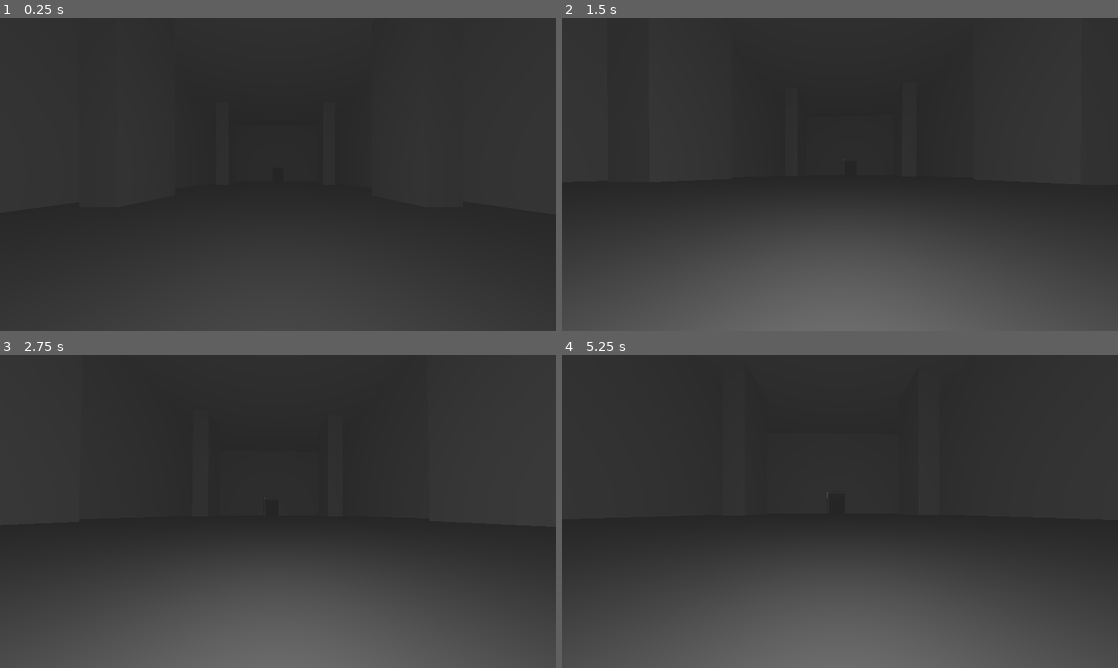
Above: before the commit, frames 1-4 (two rows, left to right).
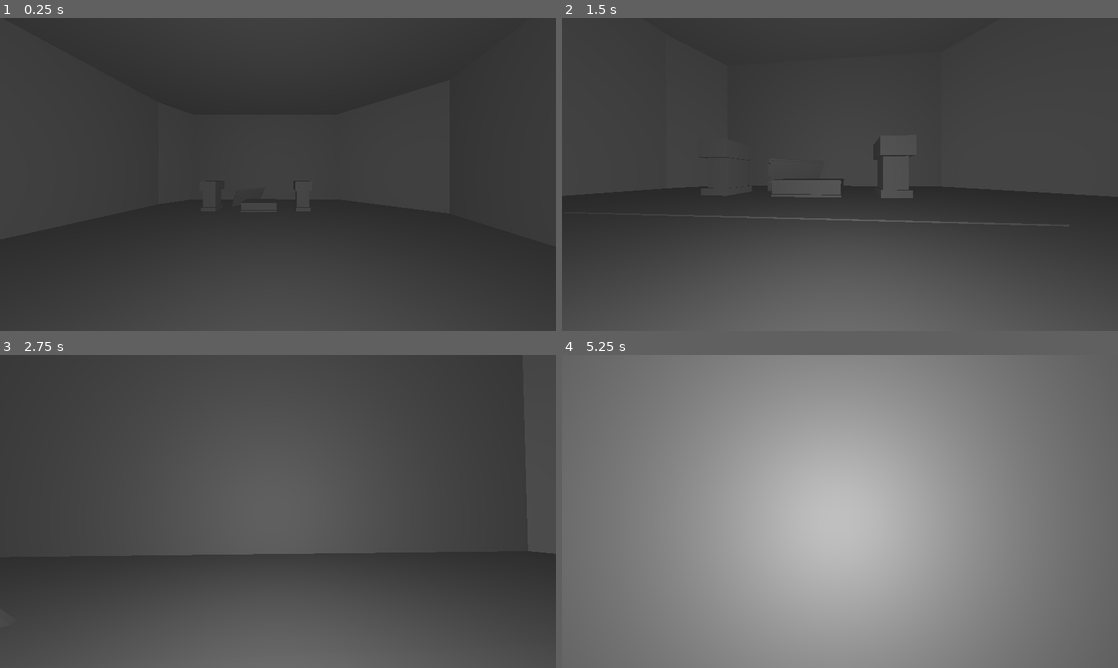
Above: after the commit, the same moments.

Repository: haraldwer/Gobblers
Game: Godot game, scene res://scenes/World.tscn
Two runs of this game, one before a commit and one after it. Both use one fixed random seed, a clock stepped at 60 frames per second and the inputs below.
Inputs (mouse positions are in pixels of both pictures, inside the frame that each line leads up to):
- Up to frame 1 (0.25 s): no input
- Up to frame 2 (1.5 s): move the mouse to (867, 174) at 0.52 s; hold W (move_forward) from 0.53 s (still down); tap Space (jump) at 0.77 s; move the mouse to (812, 174) at 1.27 s
- Up to frame 3 (2.75 s): keep holding W (move_forward); tap Space (jump) at 1.52 s; move the mouse to (289, 505) at 2.02 s
- Up to frame 4 (5.25 s): keep holding W (move_forward); move the mouse to (834, 517) at 2.77 s; tap Space (jump) at 3.02, 3.77, 4.52, 5 s; tap Enter at 3.5 s; move the mouse to (878, 514) at 3.52 s; move the mouse to (795, 508) at 4.27 s; move the mouse to (845, 511) at 5.02 s

The runs differ from the first frame. In frame 1, 0.7% of the frame differs, in the area x 35-57%, y 47-62%; in frame 2, 6.6%; in frame 3, 31%; in frame 4, 100%, in the area x 0-100%, y 0-100%.

Commit message:
runda tvååååå

Diff:
--- a/scenes/Corridor.tscn
+++ b/scenes/Corridor.tscn
@@ -3,17 +3,17 @@
 [node name="Corridor" type="Node3D" unique_id=1232838882]
 
 [node name="CSGBox3D" type="CSGBox3D" parent="." unique_id=772146577]
-transform = Transform3D(11.265377, 0, 0, 0, 1, 0, 0, 0, 81.945625, 0, 11.888121, 0)
+transform = Transform3D(5.2942343, 0, 0, 0, 0.7011805, 0, 0, 0, 81.945625, -1.9069359, 6.3716726, 0)
 use_collision = true
 
 [node name="CSGBox3D2" type="CSGBox3D" parent="." unique_id=1753631351]
-transform = Transform3D(11.265377, 0, 0, 0, 1, 0, 0, 0, 81.945625, 0, 0, 0)
+transform = Transform3D(5.292034, 0, 0, 0, 0.7011805, 0, 0, 0, 81.945625, -1.8214285, 2.0291429, 0)
 use_collision = true
 
 [node name="CSGBox3D3" type="CSGBox3D" parent="." unique_id=1472668529]
-transform = Transform3D(-4.924252e-07, 0.99999994, 0, -11.265377, -4.371139e-08, 0, 0, 0, 81.945625, 5.502388, 5.960787, 0)
+transform = Transform3D(-2.5023692e-07, 0.7095909, 0, -5.7247543, -3.101721e-08, 0, 0, 0, 81.945625, 0.80610514, 4.3302455, 0)
 use_collision = true
 
 [node name="CSGBox3D4" type="CSGBox3D" parent="." unique_id=754512893]
-transform = Transform3D(-4.924252e-07, 0.99999994, 0, -11.265377, -4.371139e-08, 0, 0, 0, 81.945625, -5.595338, 5.960787, 0)
+transform = Transform3D(-2.5023692e-07, 0.7095909, 0, -5.7247543, -3.101721e-08, 0, 0, 0, 81.945625, -4.51, 4.3302455, 0)
 use_collision = true
--- a/scenes/Hall.tscn
+++ b/scenes/Hall.tscn
@@ -6,62 +6,206 @@
 transform = Transform3D(69.3091, 0, 0, 0, 2.0428994, 0, 0, 0, 117.20016, 0.17439424, -2.8156977, 23.840075)
 use_collision = true
 
+[node name="CSGBox3D31" type="CSGBox3D" parent="." unique_id=1188947877]
+transform = Transform3D(69.3091, 0, 0, 0, 0.283706, 0, 0, 0, 35.974304, 0.17104875, -1.7160473, 62.844093)
+use_collision = true
+
+[node name="CSGBox3D32" type="CSGBox3D" parent="." unique_id=1465525372]
+transform = Transform3D(69.3091, 0, 0, 0, 0.283706, 0, 0, 0, 35.974304, 0.17104875, -1.4651098, 63.22303)
+use_collision = true
+
+[node name="CSGBox3D33" type="CSGBox3D" parent="." unique_id=205750692]
+transform = Transform3D(69.3091, 0, 0, 0, 0.283706, 0, 0, 0, 35.974304, 0.17104875, -1.1977568, 63.617935)
+use_collision = true
+
+[node name="CSGBox3D34" type="CSGBox3D" parent="." unique_id=2006175532]
+transform = Transform3D(69.3091, 0, 0, 0, 0.283706, 0, 0, 0, 35.974304, 0.17104875, -0.9468193, 63.996872)
+use_collision = true
+
+[node name="CSGBox3D35" type="CSGBox3D" parent="." unique_id=18586355]
+transform = Transform3D(69.3091, 0, 0, 0, 0.283706, 0, 0, 0, 35.974304, 0.17104875, -0.66884184, 64.41475)
+use_collision = true
+
+[node name="CSGBox3D36" type="CSGBox3D" parent="." unique_id=426530330]
+transform = Transform3D(69.3091, 0, 0, 0, 0.283706, 0, 0, 0, 35.974304, 0.17104875, -0.41790438, 64.793686)
+use_collision = true
+
+[node name="CSGBox3D37" type="CSGBox3D" parent="." unique_id=317318055]
+transform = Transform3D(69.3091, 0, 0, 0, 0.283706, 0, 0, 0, 35.974304, 0.17104875, -0.15055132, 65.18859)
+use_collision = true
+
+[node name="CSGBox3D38" type="CSGBox3D" parent="." unique_id=1541721313]
+transform = Transform3D(69.3091, 0, 0, 0, 0.283706, 0, 0, 0, 35.974304, 0.17104875, 0.10038614, 65.56753)
+use_collision = true
+
+[node name="CSGBox3D39" type="CSGBox3D" parent="." unique_id=805229306]
+transform = Transform3D(69.3091, 0, 0, 0, 0.283706, 0, 0, 0, 35.974304, 0.17104875, 0.37223196, 65.83466)
+use_collision = true
+
+[node name="CSGBox3D40" type="CSGBox3D" parent="." unique_id=325934721]
+transform = Transform3D(69.3091, 0, 0, 0, 0.283706, 0, 0, 0, 35.974304, 0.17104875, 0.6231694, 66.2136)
+use_collision = true
+
+[node name="CSGBox3D41" type="CSGBox3D" parent="." unique_id=1989859846]
+transform = Transform3D(69.3091, 0, 0, 0, 0.283706, 0, 0, 0, 35.974304, 0.17104875, 0.8905225, 66.608505)
+use_collision = true
+
+[node name="CSGBox3D42" type="CSGBox3D" parent="." unique_id=556873318]
+transform = Transform3D(69.3091, 0, 0, 0, 0.283706, 0, 0, 0, 35.974304, 0.17104875, 1.14146, 66.98744)
+use_collision = true
+
+[node name="CSGBox3D43" type="CSGBox3D" parent="." unique_id=1657247402]
+transform = Transform3D(69.3091, 0, 0, 0, 0.283706, 0, 0, 0, 35.974304, 0.17104875, 1.3966618, 67.537056)
+use_collision = true
+
+[node name="CSGBox3D44" type="CSGBox3D" parent="." unique_id=1768004888]
+transform = Transform3D(69.3091, 0, 0, 0, 0.283706, 0, 0, 0, 35.974304, 0.17104875, 1.6475992, 67.91599)
+use_collision = true
+
+[node name="CSGBox3D45" type="CSGBox3D" parent="." unique_id=2031758462]
+transform = Transform3D(69.3091, 0, 0, 0, 0.283706, 0, 0, 0, 35.974304, 0.17104875, 1.9149523, 68.3109)
+use_collision = true
+
+[node name="CSGBox3D46" type="CSGBox3D" parent="." unique_id=1078469774]
+transform = Transform3D(69.3091, 0, 0, 0, 0.283706, 0, 0, 0, 35.974304, 0.17104875, 2.1658897, 68.689835)
+use_collision = true
+
+[node name="CSGBox3D47" type="CSGBox3D" parent="." unique_id=1522390832]
+transform = Transform3D(69.3091, 0, 0, 0, 0.283706, 0, 0, 0, 35.974304, 0.17104875, 2.4438672, 69.10771)
+use_collision = true
+
+[node name="CSGBox3D48" type="CSGBox3D" parent="." unique_id=1524702376]
+transform = Transform3D(69.3091, 0, 0, 0, 0.283706, 0, 0, 0, 35.974304, 0.17104875, 2.6948047, 69.48665)
+use_collision = true
+
+[node name="CSGBox3D49" type="CSGBox3D" parent="." unique_id=870915609]
+transform = Transform3D(69.3091, 0, 0, 0, 0.283706, 0, 0, 0, 35.974304, 0.17104875, 2.9621577, 69.88155)
+use_collision = true
+
+[node name="CSGBox3D50" type="CSGBox3D" parent="." unique_id=1942636762]
+transform = Transform3D(69.3091, 0, 0, 0, 0.283706, 0, 0, 0, 35.974304, 0.17104875, 3.2130952, 70.26049)
+use_collision = true
+
+[node name="CSGBox3D51" type="CSGBox3D" parent="." unique_id=1976790093]
+transform = Transform3D(69.3091, 0, 0, 0, 0.283706, 0, 0, 0, 35.974304, 0.17104875, 3.484941, 70.527626)
+use_collision = true
+
+[node name="CSGBox3D52" type="CSGBox3D" parent="." unique_id=1611176542]
+transform = Transform3D(69.3091, 0, 0, 0, 0.283706, 0, 0, 0, 35.974304, 0.17104875, 3.7358785, 70.90656)
+use_collision = true
+
+[node name="CSGBox3D53" type="CSGBox3D" parent="." unique_id=1693124077]
+transform = Transform3D(69.3091, 0, 0, 0, 0.283706, 0, 0, 0, 35.974304, 0.17104875, 4.0032315, 71.30147)
+use_collision = true
+
+[node name="CSGBox3D54" type="CSGBox3D" parent="." unique_id=1848799076]
+transform = Transform3D(69.3091, 0, 0, 0, 0.283706, 0, 0, 0, 35.974304, 0.17104875, 4.254169, 71.680405)
+use_collision = true
+
 [node name="CSGBox3D16" type="CSGBox3D" parent="." unique_id=1139018780]
-transform = Transform3D(69.3091, 0, 0, 0, 2.0428994, 0, 0, 0, 117.20016, 0.17439424, 33.747578, 23.840075)
+transform = Transform3D(69.3091, 0, 0, 0, 2.0428994, 0, 0, 0, 117.20016, 0.11314164, 32.183563, 23.834452)
 use_collision = true
 
 [node name="CSGBox3D2" type="CSGBox3D" parent="." unique_id=1931960400]
-transform = Transform3D(2.93617, 0, 0, 0, 36.328754, 0, 0, 0, 117.3627, -33.004112, 15.690743, 23.840075)
+transform = Transform3D(2.93617, 0, 0, 0, 36.328754, 0, 0, 0, 117.3627, -29.10064, 15.690743, 23.840075)
 use_collision = true
 
 [node name="CSGBox3D3" type="CSGBox3D" parent="." unique_id=1043232294]
-transform = Transform3D(2.93617, 0, 0, 0, 36.328754, 0, 0, 0, 117.3627, 33.35793, 15.690743, 23.840075)
+transform = Transform3D(2.93617, 0, 0, 0, 36.328754, 0, 0, 0, 117.3627, 28.28075, 15.690743, 23.840075)
 use_collision = true
 
 [node name="CSGBox3D4" type="CSGBox3D" parent="." unique_id=1016618837]
-transform = Transform3D(-1.547748e-07, 0, -70.7586, 0, 36.32875, 0, 3.5408344, 0, -3.0929564e-06, -1.723136, 15.690743, 80.892715)
+transform = Transform3D(-1.547748e-07, 0, -70.7586, 0, 36.32875, 0, 3.5408344, 0, -3.0929564e-06, -1.723136, 15.690743, 68.549034)
 use_collision = true
 
 [node name="CSGBox3D5" type="CSGBox3D" parent="." unique_id=1628581226]
-transform = Transform3D(-4.371139e-08, 0, -68.06504, 0, 25.9768, 0, 1, 0, -2.9752173e-06, -0.26390457, 20.648918, -34.368034)
+transform = Transform3D(-4.371139e-08, 0, -68.06504, 0, 30.480074, 0, 1, 0, -2.9752173e-06, -0.26390457, 16.965435, -34.368034)
 use_collision = true
 
 [node name="CSGBox3D6" type="CSGBox3D" parent="." unique_id=1267077856]
-transform = Transform3D(-4.371139e-08, 0, -28.839035, 0, 9.80964, 0, 1, 0, -1.2605943e-06, 19.469685, 3.1353273, -34.368034)
+transform = Transform3D(-4.371139e-08, 0, -28.839035, 0, 9.80964, 0, 1, 0, -1.2605943e-06, 18.19582, 3.1353273, -34.368034)
 use_collision = true
 
 [node name="CSGBox3D7" type="CSGBox3D" parent="." unique_id=419248011]
-transform = Transform3D(-4.371139e-08, 0, -31.427544, 0, 9.80964, 0, 1, 0, -1.3737416e-06, -19.485317, 3.1353273, -34.368034)
+transform = Transform3D(-4.371139e-08, 0, -31.427544, 0, 9.80964, 0, 1, 0, -1.3737416e-06, -16.473097, 3.1353273, -34.368034)
 use_collision = true
 
 [node name="CSGBox3D8" type="CSGBox3D" parent="." unique_id=858887254]
-transform = Transform3D(5.3178205, 0, 0, 0, 46.729256, 0, 0, 0, 6.9457927, -23.824295, 17.51986, -17.878773)
-use_collision = true
-
-[node name="CSGBox3D9" type="CSGBox3D" parent="." unique_id=112591681]
-transform = Transform3D(5.3178205, 0, 0, 0, 46.729256, 0, 0, 0, 6.9457927, -23.824295, 17.51986, 9.821352)
-use_collision = true
-
-[node name="CSGBox3D10" type="CSGBox3D" parent="." unique_id=1956661070]
-transform = Transform3D(5.3178205, 0, 0, 0, 46.729256, 0, 0, 0, 6.9457927, -23.824295, 17.51986, 35.928658)
-use_collision = true
-
-[node name="CSGBox3D11" type="CSGBox3D" parent="." unique_id=343278406]
-transform = Transform3D(5.3178205, 0, 0, 0, 46.729256, 0, 0, 0, 6.9457927, -23.824295, 17.51986, 63.628777)
-use_collision = true
-
-[node name="CSGBox3D12" type="CSGBox3D" parent="." unique_id=281047309]
-transform = Transform3D(5.3178205, 0, 0, 0, 46.729256, 0, 0, 0, 6.9457927, 23.786692, 17.51986, -17.878773)
-use_collision = true
-
-[node name="CSGBox3D13" type="CSGBox3D" parent="." unique_id=751467376]
-transform = Transform3D(5.3178205, 0, 0, 0, 46.729256, 0, 0, 0, 6.9457927, 23.786692, 17.51986, 9.821352)
-use_collision = true
-
-[node name="CSGBox3D14" type="CSGBox3D" parent="." unique_id=291598993]
-transform = Transform3D(5.3178205, 0, 0, 0, 46.729256, 0, 0, 0, 6.9457927, 23.786692, 17.51986, 35.928658)
-use_collision = true
-
-[node name="CSGBox3D15" type="CSGBox3D" parent="." unique_id=1965831139]
-transform = Transform3D(5.3178205, 0, 0, 0, 46.729256, 0, 0, 0, 6.9457927, 23.786692, 17.51986, 63.628777)
-use_collision = true
+transform = Transform3D(2.2895472, 0, 0, 0, 46.72927, 0, 0, 0, 2.1420398, -22.115824, 17.575333, -25.037624)
+use_collision = true
+
+[node name="CSGBox3D9" type="CSGBox3D" parent="." unique_id=600258147]
+transform = Transform3D(2.2895472, 0, 0, 0, 46.72927, 0, 0, 0, 2.1420398, -22.054571, 17.51986, -8.798485)
+use_collision = true
+
+[node name="CSGBox3D10" type="CSGBox3D" parent="." unique_id=1325722752]
+transform = Transform3D(2.2895472, 0, 0, 0, 46.72927, 0, 0, 0, 2.1420398, -22.054571, 17.51986, 11.631039)
+use_collision = true
+
+[node name="CSGBox3D11" type="CSGBox3D" parent="." unique_id=1212782989]
+transform = Transform3D(2.2895472, 0, 0, 0, 46.72927, 0, 0, 0, 2.1420398, -22.054571, 17.51986, 32.113995)
+use_collision = true
+
+[node name="CSGBox3D12" type="CSGBox3D" parent="." unique_id=2126753970]
+transform = Transform3D(2.2895472, 0, 0, 0, 46.72927, 0, 0, 0, 2.1420398, -22.054571, 17.51986, 50.7384)
+use_collision = true
+
+[node name="CSGBox3D21" type="CSGBox3D" parent="." unique_id=1407642889]
+transform = Transform3D(2.2895472, 0, 0, 0, 46.72927, 0, 0, 0, 2.1420398, -22.115824, 17.575333, -16.90673)
+use_collision = true
+
+[node name="CSGBox3D22" type="CSGBox3D" parent="." unique_id=487176148]
+transform = Transform3D(2.2895472, 0, 0, 0, 46.72927, 0, 0, 0, 2.1420398, -22.054571, 17.51986, -0.6675911)
+use_collision = true
+
+[node name="CSGBox3D23" type="CSGBox3D" parent="." unique_id=324344044]
+transform = Transform3D(2.2895472, 0, 0, 0, 46.72927, 0, 0, 0, 2.1420398, -22.054571, 17.51986, 19.761932)
+use_collision = true
+
+[node name="CSGBox3D24" type="CSGBox3D" parent="." unique_id=810732789]
+transform = Transform3D(2.2895472, 0, 0, 0, 46.72927, 0, 0, 0, 2.1420398, -22.054571, 17.51986, 40.24489)
+use_collision = true
+
+[node name="CSGBox3D25" type="CSGBox3D" parent="." unique_id=94033746]
+transform = Transform3D(2.2895472, 0, 0, 0, 46.72927, 0, 0, 0, 2.1420398, -22.054571, 17.51986, 58.869293)
+use_collision = true
+
+[node name="CSGBox3D14" type="CSGBox3D" parent="." unique_id=1893910114]
+transform = Transform3D(2.2895472, 0, 0, 0, 46.72927, 0, 0, 0, 2.1420398, 20.92272, 17.51986, -25.032001)
+use_collision = true
+
+[node name="CSGBox3D15" type="CSGBox3D" parent="." unique_id=379712689]
+transform = Transform3D(2.2895472, 0, 0, 0, 46.72927, 0, 0, 0, 2.1420398, 20.92272, 17.51986, -8.798485)
+use_collision = true
+
+[node name="CSGBox3D17" type="CSGBox3D" parent="." unique_id=1134727738]
+transform = Transform3D(2.2895472, 0, 0, 0, 46.72927, 0, 0, 0, 2.1420398, 20.92272, 17.51986, 11.631039)
+use_collision = true
+
+[node name="CSGBox3D18" type="CSGBox3D" parent="." unique_id=176825423]
+transform = Transform3D(2.2895472, 0, 0, 0, 46.72927, 0, 0, 0, 2.1420398, 20.92272, 17.51986, 32.113995)
+use_collision = true
+
+[node name="CSGBox3D19" type="CSGBox3D" parent="." unique_id=1244635832]
+transform = Transform3D(2.2895472, 0, 0, 0, 46.72927, 0, 0, 0, 2.1420398, 20.92272, 17.51986, 50.7384)
+use_collision = true
+
+[node name="CSGBox3D26" type="CSGBox3D" parent="." unique_id=1818666603]
+transform = Transform3D(2.2895472, 0, 0, 0, 46.72927, 0, 0, 0, 2.1420398, 20.92272, 17.51986, -15.708088)
+use_collision = true
+
+[node name="CSGBox3D27" type="CSGBox3D" parent="." unique_id=1524734562]
+transform = Transform3D(2.2895472, 0, 0, 0, 46.72927, 0, 0, 0, 2.1420398, 20.92272, 17.51986, 0.5254288)
+use_collision = true
+
+[node name="CSGBox3D28" type="CSGBox3D" parent="." unique_id=1303717248]
+transform = Transform3D(2.2895472, 0, 0, 0, 46.72927, 0, 0, 0, 2.1420398, 20.92272, 17.51986, 20.954952)
+use_collision = true
+
+[node name="CSGBox3D29" type="CSGBox3D" parent="." unique_id=241014517]
+transform = Transform3D(2.2895472, 0, 0, 0, 46.72927, 0, 0, 0, 2.1420398, 20.92272, 17.51986, 41.43791)
+use_collision = true
+
+[node name="CSGBox3D30" type="CSGBox3D" parent="." unique_id=1649041918]
+transform = Transform3D(2.2895472, 0, 0, 0, 46.72927, 0, 0, 0, 2.1420398, 20.92272, 17.51986, 60.062313)
+use_collision = true
--- a/scenes/Treasure room.tscn
+++ b/scenes/Treasure room.tscn
@@ -3,73 +3,91 @@
 [node name="TreasureRoom" type="Node3D" unique_id=413560569]
 
 [node name="floor" type="CSGBox3D" parent="." unique_id=480108313]
-transform = Transform3D(74.77315, 0, 0, 0, 1, 0, 0, 0, 56.929092, 0, 0, -11.5443)
+transform = Transform3D(42.157505, 0, 0, 0, 0.6923442, 0, 0, 0, 36.223877, -0.21330386, 2.6503296, -11.117422)
 use_collision = true
 
 [node name="CSGBox3D3" type="CSGBox3D" parent="." unique_id=1246243770]
-transform = Transform3D(-1.1290085e-14, -4.371139e-08, -36.8131, -6.8756957, -4.3711385e-08, 0, -3.0054625e-07, 1, -1.6091518e-06, -0.22580147, 15.613923, 16.408619)
+transform = Transform3D(-1.4530766e-14, -2.7813483e-08, -20.755424, -8.849278, -2.7813476e-08, 0, -3.8681435e-07, 0.6362982, -9.0724853e-07, -0.34061193, 12.258898, 6.668972)
 use_collision = true
 
 [node name="CSGBox3D4" type="CSGBox3D" parent="." unique_id=189573523]
-transform = Transform3D(-2.2583362e-14, -4.371139e-08, -12.611476, -13.753336, -4.3711385e-08, 0, -6.011775e-07, 1, -5.512652e-07, -12.363382, 6.160142, 16.408619)
+transform = Transform3D(-1.563546e-14, -2.7813483e-08, -8.273128, -9.522043, -2.7813476e-08, 0, -4.1622175e-07, 0.6362982, -3.6163e-07, -7.183846, 6.915268, 6.668972)
 use_collision = true
 
 [node name="CSGBox3D5" type="CSGBox3D" parent="." unique_id=1165535572]
-transform = Transform3D(-2.2583362e-14, -4.371139e-08, -12.611476, -13.753336, -4.3711385e-08, 0, -6.011775e-07, 1, -5.512652e-07, 11.853075, 6.160142, 16.408619)
+transform = Transform3D(-1.563546e-14, -2.7813483e-08, -8.040751, -9.522043, -2.7813476e-08, 0, -4.1622175e-07, 0.6362982, -3.514725e-07, 6.469524, 6.915268, 6.668972)
 use_collision = true
 
 [node name="CSGBox3D8" type="CSGBox3D" parent="." unique_id=1689753650]
-transform = Transform3D(-3.5320484e-14, -4.3711392e-08, -46.228504, -21.51028, -4.371139e-08, 0, -9.402444e-07, 1.0000001, -2.0207124e-06, -0.68057823, 9.696298, -39.48617)
+transform = Transform3D(-2.4453933e-14, -2.7813485e-08, -26.06388, -14.892518, -2.7813483e-08, 0, -6.5097277e-07, 0.6362983, -1.1392887e-06, -0.5970175, 9.363505, -28.896788)
 use_collision = true
 
 [node name="CSGBox3D6" type="CSGBox3D" parent="." unique_id=210221153]
-transform = Transform3D(-8.181834e-07, 0.8409729, -6.8237834, -22.257381, -4.371138e-08, -1.9584874e-21, -5.2641474e-07, 0.54107726, 10.605908, 19.894438, 10.630269, 11.231579)
+transform = Transform3D(-5.664646e-07, 0.41745678, -6.121572, -15.40977, -2.169822e-08, -1.7569466e-21, -3.644602e-07, 0.2685894, 9.514492, 11.003287, 10.010135, 3.3748293)
 use_collision = true
 
 [node name="CSGBox3D10" type="CSGBox3D" parent="." unique_id=1655934141]
-transform = Transform3D(-8.181834e-07, 0.8409729, -6.8237834, -22.257381, -4.371138e-08, -1.9584874e-21, -5.2641474e-07, 0.54107726, 10.605908, -26.512516, 10.630269, -33.860123)
+transform = Transform3D(-5.664646e-07, 0.41745678, -6.121572, -15.40977, -2.169822e-08, -1.7569466e-21, -3.644602e-07, 0.2685894, 9.514492, -15.161205, 10.010135, -25.316942)
 use_collision = true
 
 [node name="CSGBox3D7" type="CSGBox3D" parent="." unique_id=110144647]
-transform = Transform3D(-6.699476e-07, 1.0909866, 14.7722225, -22.257383, -6.925355e-08, -8.095981e-15, 7.054838e-07, -1.1488562, 14.028122, -24.859093, 10.630269, 9.070728)
+transform = Transform3D(-4.6383437e-07, 0.54516345, 12.61922, -15.40977, -3.460584e-08, -6.916018e-15, 4.8843765e-07, -0.57408077, 11.983571, -14.228995, 10.010135, 1.9998837)
 use_collision = true
 
 [node name="CSGBox3D11" type="CSGBox3D" parent="." unique_id=1913472133]
-transform = Transform3D(-9.66968e-07, 1.8079195, -4.6727805, -22.25738, -7.951153e-08, -7.0766086e-14, -1.0728415e-07, 0.20058668, 42.11655, -29.622864, 10.630269, -14.396471)
+transform = Transform3D(-6.694746e-07, 0.97958493, -3.1535563, -15.409768, -4.3081723e-08, -4.7758465e-14, -7.427756e-08, 0.10868386, 28.423532, -16.914837, 10.010135, -12.932253)
 use_collision = true
 
 [node name="CSGBox3D12" type="CSGBox3D" parent="." unique_id=1490411461]
-transform = Transform3D(-9.151479e-07, 1.7506056, -15.304411, -22.25738, -8.1350485e-08, -8.070811e-14, -3.302138e-07, 0.63167274, 42.41437, 28.649963, 10.630269, -10.628035)
+transform = Transform3D(-6.335974e-07, 0.89232343, -11.875038, -15.409768, -4.146619e-08, -6.262325e-14, -2.2862162e-07, 0.32197794, 32.91027, 15.939702, 10.010135, -10.534406)
 use_collision = true
 
 [node name="CSGBox3D9" type="CSGBox3D" parent="." unique_id=1284057077]
-transform = Transform3D(-6.699476e-07, 1.0909866, 14.7722225, -22.257383, -6.925355e-08, -8.095981e-15, 7.054838e-07, -1.1488562, 14.028122, 28.556213, 10.630269, -32.47889)
+transform = Transform3D(-4.6383437e-07, 0.54516345, 12.61922, -15.40977, -3.460584e-08, -6.916018e-15, 4.8843765e-07, -0.57408077, 11.983571, 15.886846, 10.010135, -24.438065)
 use_collision = true
 
 [node name="Roof" type="CSGBox3D" parent="." unique_id=27863436]
-transform = Transform3D(74.77315, 0, 0, 0, 1, 0, 0, 0, 56.929092, 0, 18.456173, -11.5443)
+transform = Transform3D(42.157505, 0, 0, 0, 0.6923442, 0, 0, 0, 36.223877, -0.21330386, 15.428354, -11.117422)
 use_collision = true
 
 [node name="Floorheight" type="CSGBox3D" parent="." unique_id=903900994]
-transform = Transform3D(32.20938, 0, 0, 0, 1, 0, 0, 0, 12.083633, 0, 1.215704, -24.226406)
+transform = Transform3D(15.012714, 0, 0, 0, 0.06547134, 0, 0, 0, 7.3443036, -0.44438565, 3.0014477, -21.737564)
 use_collision = true
 
 [node name="Boxbrown1" type="CSGBox3D" parent="." unique_id=1426963934]
-transform = Transform3D(22.584805, 0, 0, 0, 5.597651, 0, 0, 0, 7.904883, -0.81181145, 3.9897566, -24.226406)
+transform = Transform3D(3.8364758, 0, 0, 0, 0.67170674, 0, 0, 0, 2.551501, -0.8295683, 3.5132046, -22.56971)
 use_collision = true
 
 [node name="Boxsilvver" type="CSGBox3D" parent="." unique_id=539004784]
-transform = Transform3D(22.95655, 0, 0, 0, 0.60136557, 0, 0, 0, 8.8620205, -0.81181145, 6.4090567, -24.226406)
+transform = Transform3D(3.8996243, 0, 0, 0, 0.07216264, 0, 0, 0, 2.6775255, -0.8295683, 3.7430916, -22.56971)
 use_collision = true
 
 [node name="Boxsilver1" type="CSGBox3D" parent="." unique_id=372114957]
-transform = Transform3D(22.95655, 0, 0, 0, 0.60136557, 0, 0, 0, 8.8620205, -0.81181145, 2.014738, -24.226406)
+transform = Transform3D(3.8996243, 0, 0, 0, 0.1628016, 0, 0, 0, 2.5216062, -0.8295683, 3.0676804, -22.56971)
 use_collision = true
 
 [node name="Boxsilver2" type="CSGBox3D" parent="." unique_id=387087363]
-transform = Transform3D(22.95655, 0, 0, 0, 0.4025325, 6.5839014, 0, -0.4467753, 5.9319177, -0.81181145, 10.176926, -26.000282)
+transform = Transform3D(3.0655785, -0.02759106, 1.1486273, 0, 0.041610602, 2.1339836, -2.2837634, -0.037036482, 1.5418441, -2.563291, 3.9285536, -24.133043)
 use_collision = true
 
 [node name="Boxbrown" type="CSGBox3D" parent="." unique_id=1496215761]
-transform = Transform3D(22.584805, 0, 0, 0, 0.49864995, 5.745668, 0, -0.5277318, 5.42904, -0.81181145, 9.778326, -25.892069)
+transform = Transform3D(2.947627, -0.031374447, 1.1119992, 0, 0.04962291, 1.9699062, -2.1958933, -0.042115055, 1.4926769, -2.550147, 3.8878884, -24.115398)
 use_collision = true
+
+[node name="CSGBox3D" type="CSGBox3D" parent="." unique_id=1018921290]
+transform = Transform3D(1.3472537, 0, 0, 0, 2.0616188, 0, 0, 0, 1.4509039, -6.366214, 4.171331, -22.387257)
+
+[node name="CSGBox3D2" type="CSGBox3D" parent="." unique_id=2053745336]
+transform = Transform3D(1.6304342, 0, 0, 0, 0.6027156, 0, 0, 0, 1.899243, -6.366214, 3.0931406, -22.387257)
+
+[node name="CSGBox3D13" type="CSGBox3D" parent="." unique_id=488878524]
+transform = Transform3D(1.7879812, 0, 0, 0, 0.88132244, 0, 0, 0, 2.1956758, -6.366214, 5.412023, -22.387257)
+
+[node name="CSGBox3D14" type="CSGBox3D" parent="." unique_id=915582731]
+transform = Transform3D(1.3472537, 0, 0, 0, 2.0616188, 0, 0, 0, 1.4509039, 4.042831, 4.171331, -22.387257)
+
+[node name="CSGBox3D15" type="CSGBox3D" parent="." unique_id=2000119633]
+transform = Transform3D(1.6304342, 0, 0, 0, 0.6027156, 0, 0, 0, 1.899243, 4.042831, 3.0931406, -22.387257)
+
+[node name="CSGBox3D16" type="CSGBox3D" parent="." unique_id=785475428]
+transform = Transform3D(1.7879812, 0, 0, 0, 0.88132244, 0, 0, 0, 2.1956758, 4.042831, 5.412023, -22.387257)
--- a/scenes/World.tscn
+++ b/scenes/World.tscn
@@ -15,16 +15,16 @@
 size = Vector3(95.78705, 1, 43.15973)
 
 [node name="CharacterBody3D" parent="." unique_id=114890276 instance=ExtResource("1_kqs1s")]
-transform = Transform3D(1.192488e-08, 0, -0.99999994, 0, 1, 0, 0.99999994, 0, 1.192488e-08, -149.63977, 17.736301, 61.401634)
+transform = Transform3D(1.192488e-08, 0, -0.99999994, 0, 1, 0, 0.99999994, 0, 1.192488e-08, 163.19925, 14.082363, 61.401634)
 
 [node name="WorldEnvironment" type="WorldEnvironment" parent="." unique_id=1648415794]
 environment = SubResource("Environment_kqs1s")
 
 [node name="Hall" parent="." unique_id=641597358 instance=ExtResource("2_32lhk")]
-transform = Transform3D(-7.127054e-08, 0, -2.558239, 0, 1.7394135, 0, 1.6304802, 0, -1.1182417e-07, -83.884155, 14.746176, 59.892784)
+transform = Transform3D(-7.127054e-08, 0, -2.558239, 0, 1.7394135, 0, 1.6304802, 0, -1.1182417e-07, -84.73458, 13.759546, 56.76602)
 
 [node name="TreasureRoom" parent="." unique_id=413560569 instance=ExtResource("3_d1c63")]
-transform = Transform3D(-5.0470852e-08, 0, -1.2597482, 0, 1.330201, 0, 1.1546385, 0, -5.5065343e-08, 167.84668, 10.570873, 61.81183)
+transform = Transform3D(-5.0470852e-08, 0, -1.2597482, 0, 1.330201, 0, 1.1546385, 0, -5.5065343e-08, 154.00847, 6.607465, 59.949844)
 
 [node name="Corridor" parent="." unique_id=1232838882 instance=ExtResource("4_1lgw5")]
-transform = Transform3D(-5.1959184e-08, 0, -1.7576276, 0, 1.4136052, 0, 1.1886876, 0, -7.682834e-08, 75.07894, 10.404194, 61.4161)
+transform = Transform3D(-5.3703324e-08, 0, -1.7576276, 0, 1.4136052, 0, 1.2285889, 0, -7.682834e-08, 74.05683, 7.6003113, 61.4161)
